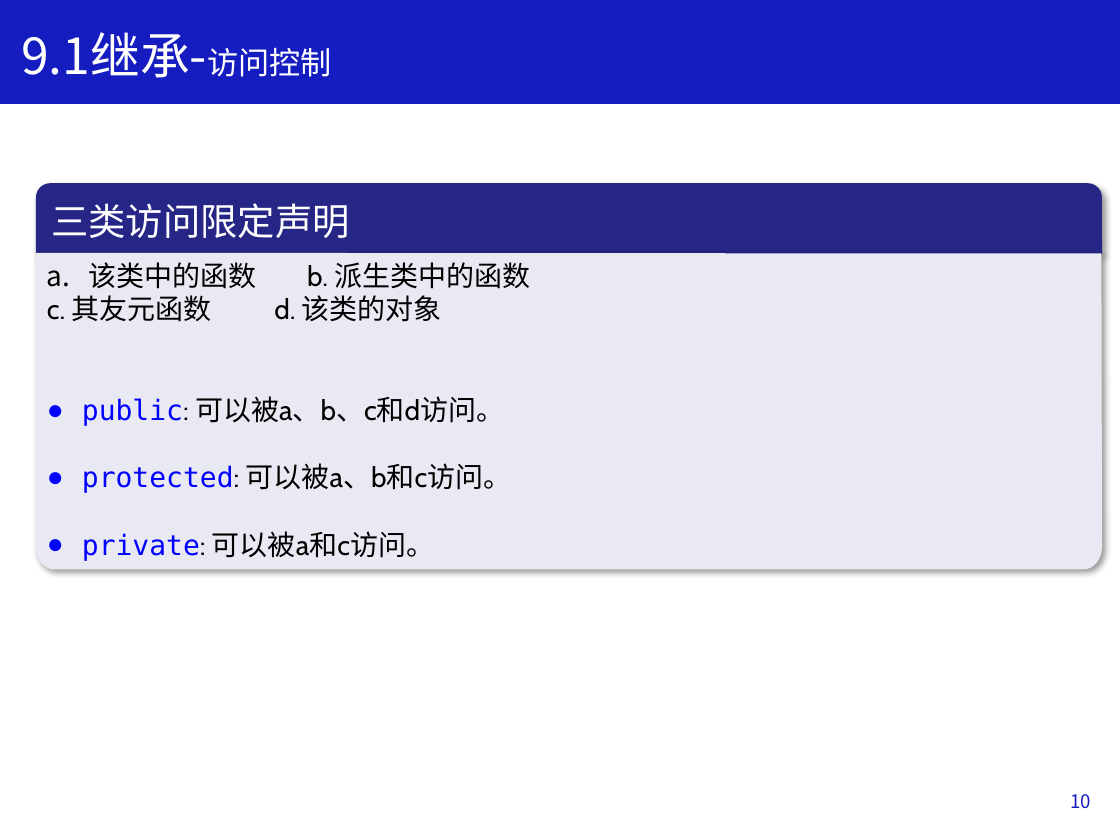
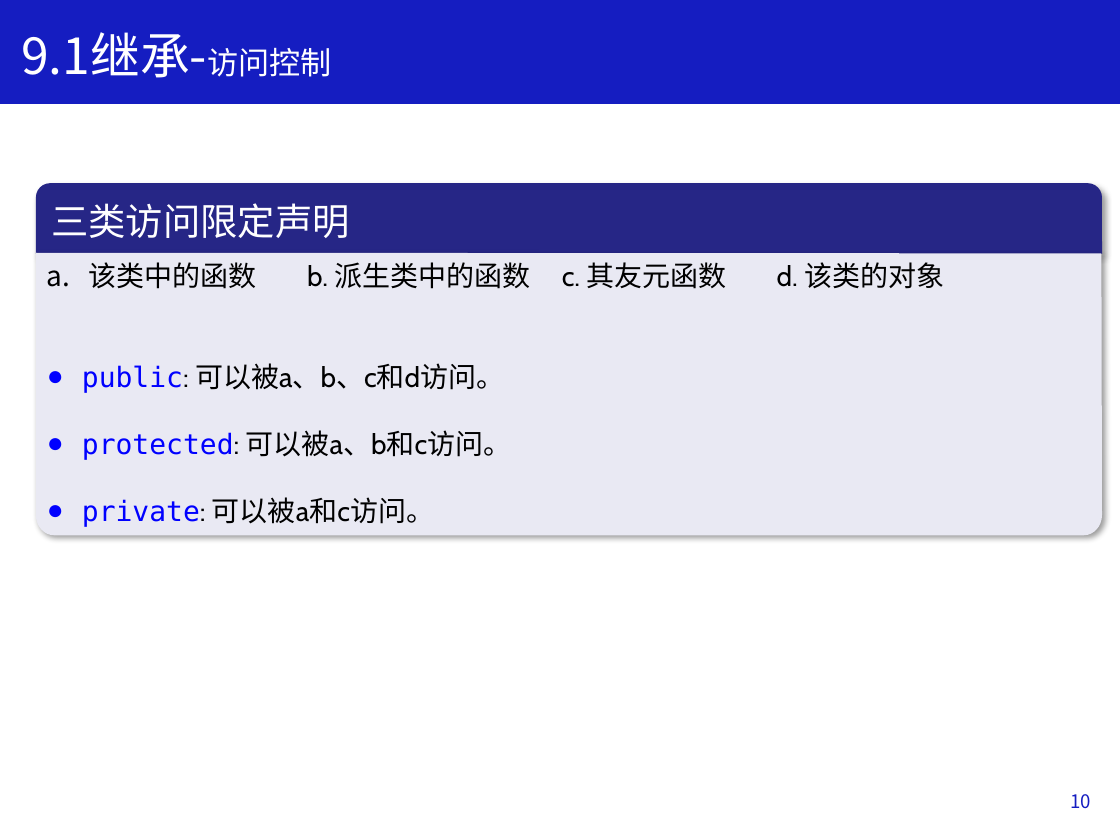
Before and after one commit to Changhe160/book-cplusplus, a slide deck: slide 10 of slides/ppt/Chapter9.pptx. Drawn at 1120x840 pixels with LibreOffice and Linux fonts; fonts in the diff are those of the drawing. Boxes give left, top, right and bottom in pixels: in the first picture for what was removed or moved away, otherwise in the second. Text is boxed around its words. In the diff, an @@ line names an element or a change of style, - is before the commit and + after.

```diff
--- a/slides/ppt/Chapter9.pptx
+++ b/slides/ppt/Chapter9.pptx
@@ freeform shape "该类中的函数 b. 派生类中的函数 c. 其友元函数 ...": place and size @@
-freeform shape "该类中的函数 b. 派生类中的函数 c. 其友元函数 ..." at [36,253,1102,570]
+freeform shape "该类中的函数 b. 派生类中的函数 c. 其友元函数 ..." at [36,253,1102,535]
@@ text in freeform shape at [89,262,944,289]: text changed @@
-a. 该类中的函数 b. 派生类中的函数
-c. 其友元函数 d. 该类的对象
+a. 该类中的函数 b. 派生类中的函数 c. 其友元函数 d. 该类的对象
```
Also in this commit, not shown: 23 other slides changed, 3 slides removed.
